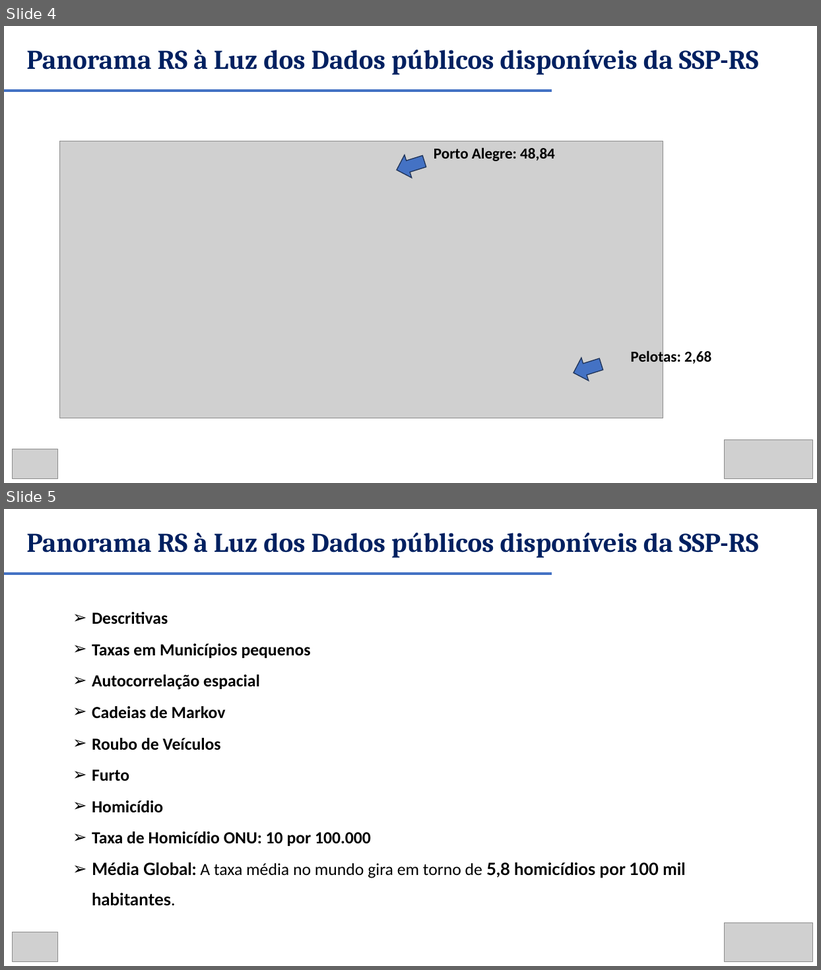
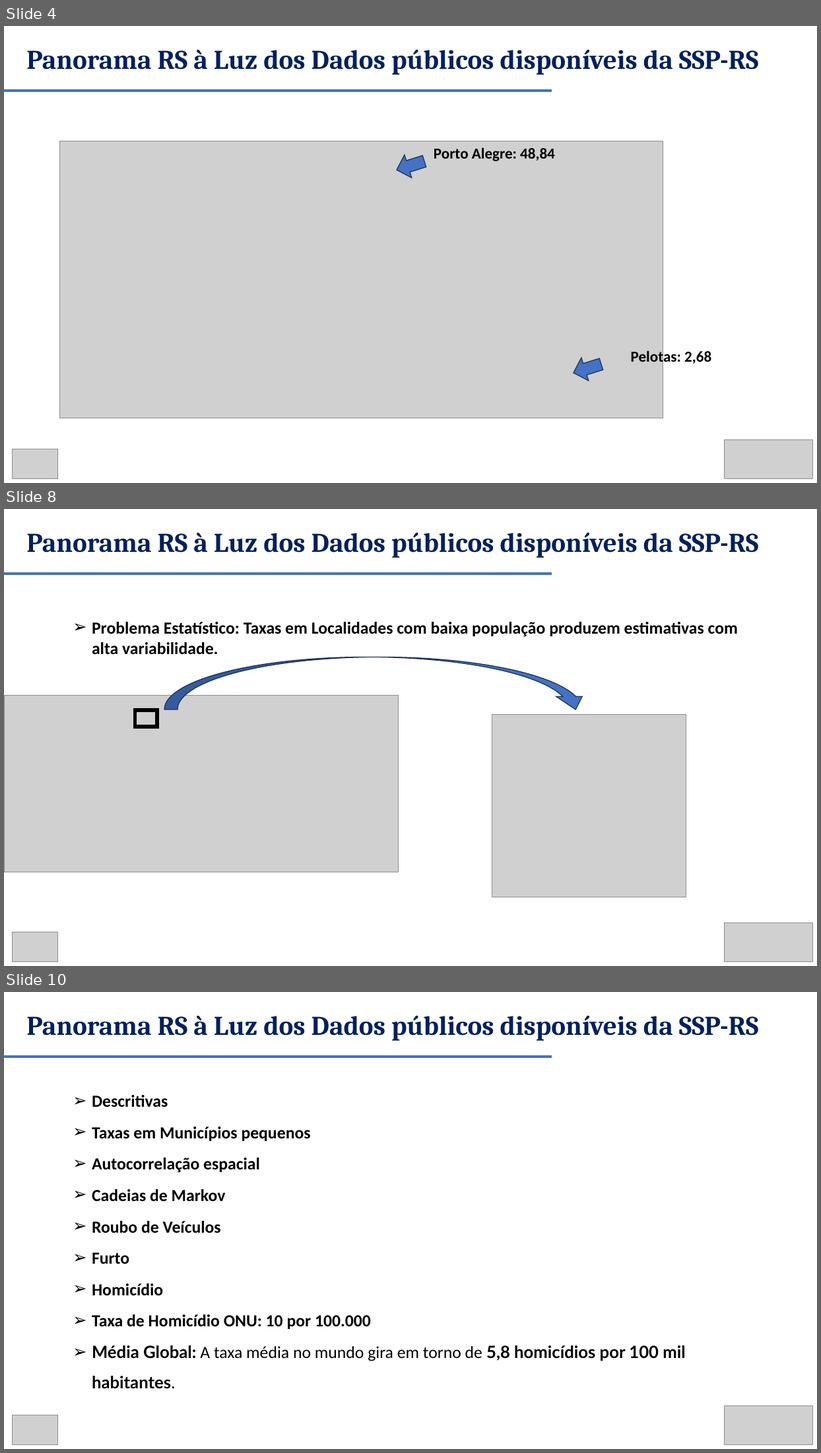
Before and after one commit to renanxcortes/semanistica_2026, a slide deck: DIA 2 - APRESENTACAO - VERSAO AMPLIADA FINAL.pptx. Shown one above the other, each under a label of ours: slides 4 and 5 before the commit, slides 4, 8 and 10 after it; the slides between them are not shown. The pictures are 821x970 and 821x1453 pixels, drawn with LibreOffice and Linux fonts; fonts in the diff are those of the drawing; grey boxes stand for pictures. Boxes give left, top, right and bottom in pixels: in the first picture for what was removed or moved away, otherwise in the second. Text is boxed around its words. In the diff, an @@ line names an element or a change of style, - is before the commit and + after.

```diff
--- a/DIA 2 - APRESENTACAO - VERSAO AMPLIADA FINAL.pptx
+++ b/DIA 2 - APRESENTACAO - VERSAO AMPLIADA FINAL.pptx
@@ slide 8 added at (x1=4, y1=509, x2=817, y2=966), background #FFFFFF @@
@@ text added at (x1=26, y1=532, x2=759, y2=558), 32 pt, text #002060, bold @@
+Panorama RS à Luz dos Dados públicos disponíveis da SSP-RS
@@ line added from (4, 574) to (552, 574), #4472C4 3 pt @@
@@ text added at (x1=92, y1=622, x2=738, y2=655), 20 pt, text #000000, bold @@
+➢ Problema Estatístico: Taxas em Localidades com baixa população produzem estimativas com alta variabilidade.
@@ curved down arrow added at (x1=164, y1=657, x2=589, y2=710), fill #4472C4, outline #1E3256 1 pt @@
@@ picture added at (x1=4, y1=696, x2=398, y2=873) @@
@@ rectangle added at (x1=135, y1=710, x2=157, y2=727), outline #000000 4.5 pt @@
@@ picture added at (x1=492, y1=714, x2=686, y2=898) @@
@@ picture added at (x1=725, y1=923, x2=813, y2=962) @@
@@ picture added at (x1=12, y1=932, x2=57, y2=962) @@
@@ what was slide 5 is now slide 10 @@
```
Also in this commit, not shown: 4 other slides added.
